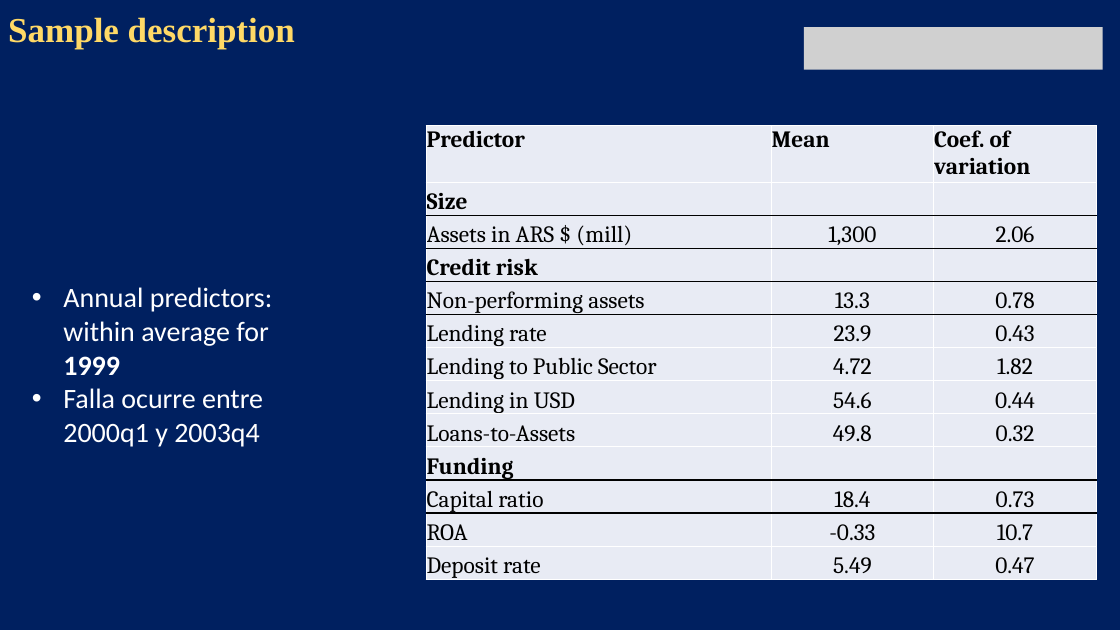
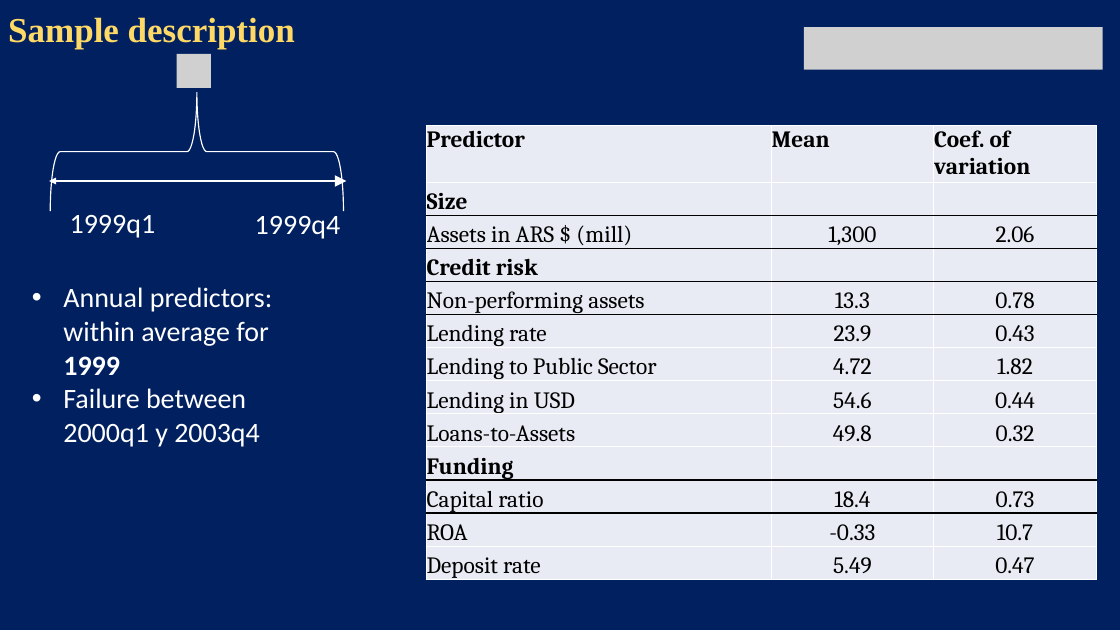
Before and after one commit to ecarlevaro/bankFailure, a slide deck: slide 10 of presentations/PhD Conference 34/UQ phd conference BAFA presentation .pptx (slide 15 before the commit). Drawn at 1120x630 pixels with LibreOffice and Linux fonts; fonts in the diff are those of the drawing; grey boxes stand for pictures. Boxes give left, top, right and bottom in pixels: in the first picture for what was removed or moved away, otherwise in the second. Text is boxed around its words. In the diff, an @@ line names an element or a change of style, - is before the commit and + after.

```diff
--- a/presentations/PhD Conference 34/UQ phd conference BAFA presentation .pptx
+++ b/presentations/PhD Conference 34/UQ phd conference BAFA presentation .pptx
@@ picture added at [176,54,211,87] @@
@@ left brace added at [50,92,343,211], outline #FFFFFF 1 pt @@
@@ double arrow added from (49, 181) to (346, 181), #FFFFFF 1.5 pt @@
@@ text added at [70,215,156,238], 24 pt, text #FFFFFF @@
+1999q1
@@ text added at [255,216,341,239], 24 pt, text #FFFFFF @@
+1999q4
@@ text at [63,388,260,447]: text changed @@
-• Falla ocurre entre 2000q1 y 2003q4
+• Failure between 2000q1 y 2003q4
```
Also in this commit, not shown: 10 other slides changed, 4 slides added, 6 slides removed, 10 other files.
